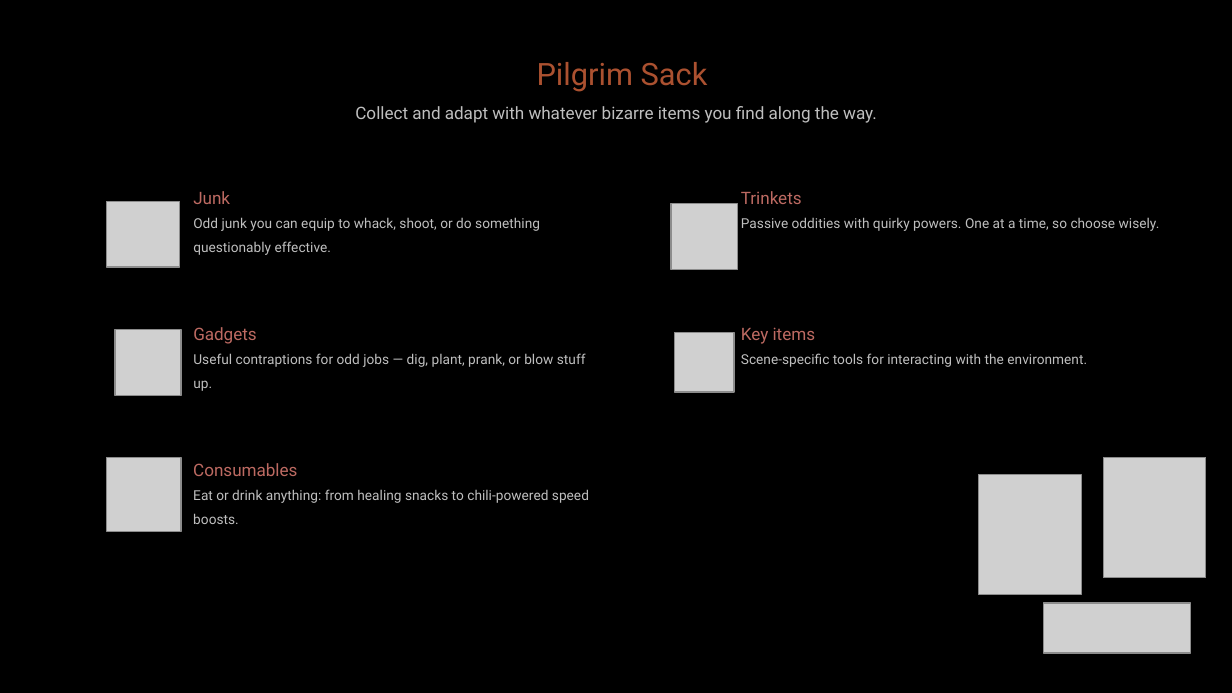
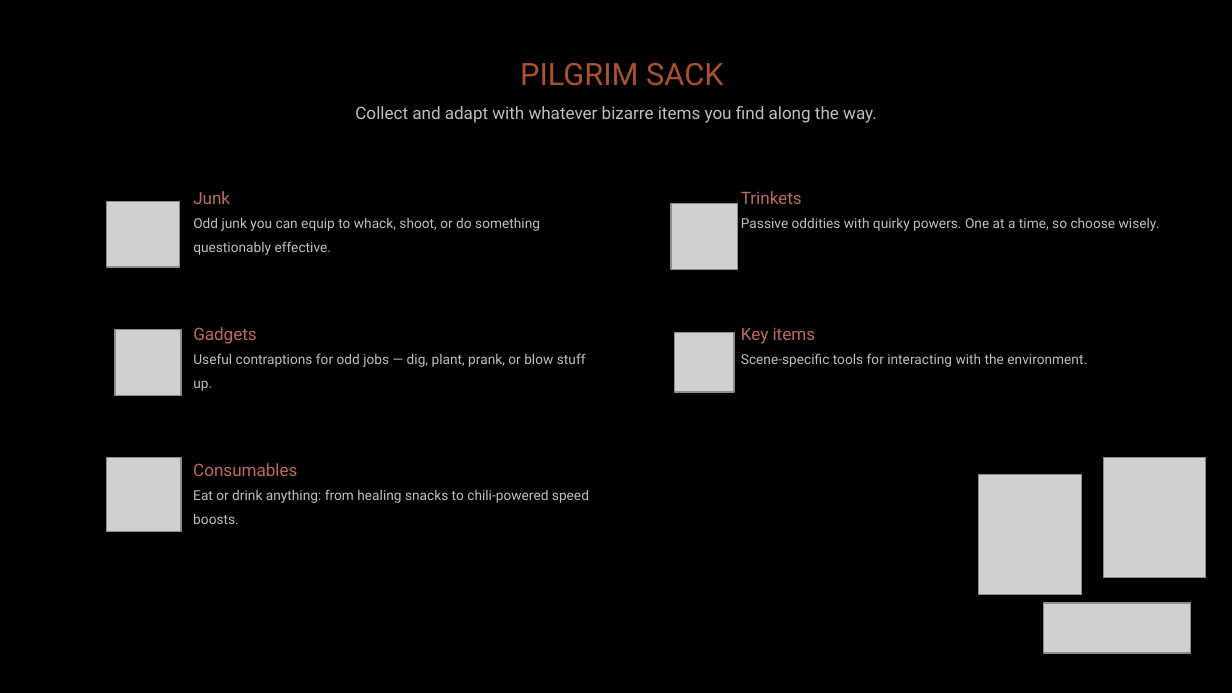
Before and after one commit to diegohcanepa/Remizione, a slide deck: slide 9 of Pitch Deck.pptx (slide 10 before the commit). Drawn at 1232x693 pixels with LibreOffice and Linux fonts; fonts in the diff are those of the drawing; grey boxes stand for pictures; background and template pictures are left out. Boxes give left, top, right and bottom in pixels: in the first picture for what was removed or moved away, otherwise in the second. Text is boxed around its words. In the diff, an @@ line names an element or a change of style, - is before the commit and + after.

```diff
--- a/Pitch Deck.pptx
+++ b/Pitch Deck.pptx
@@ text at (520, 63, 724, 86): text changed @@
-Pilgrim Sack
+PILGRIM SACK
```
Also in this commit, not shown: 13 other slides changed, 1 slide added, 2 slides removed, 5 other files.
